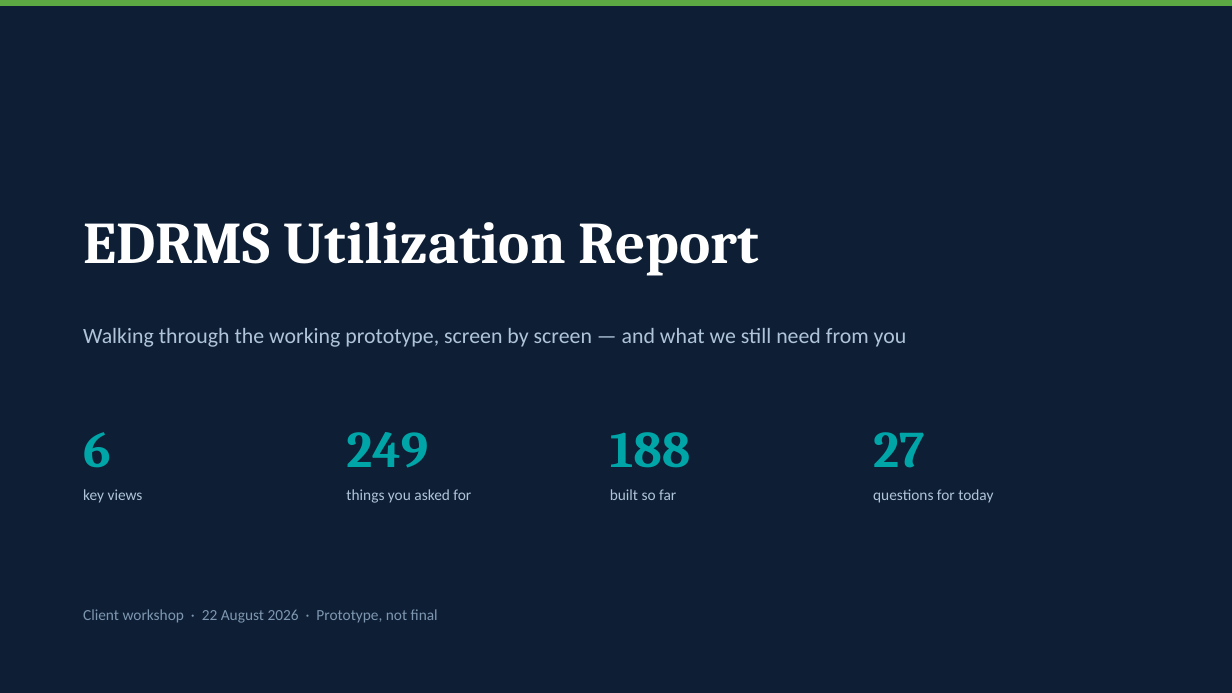
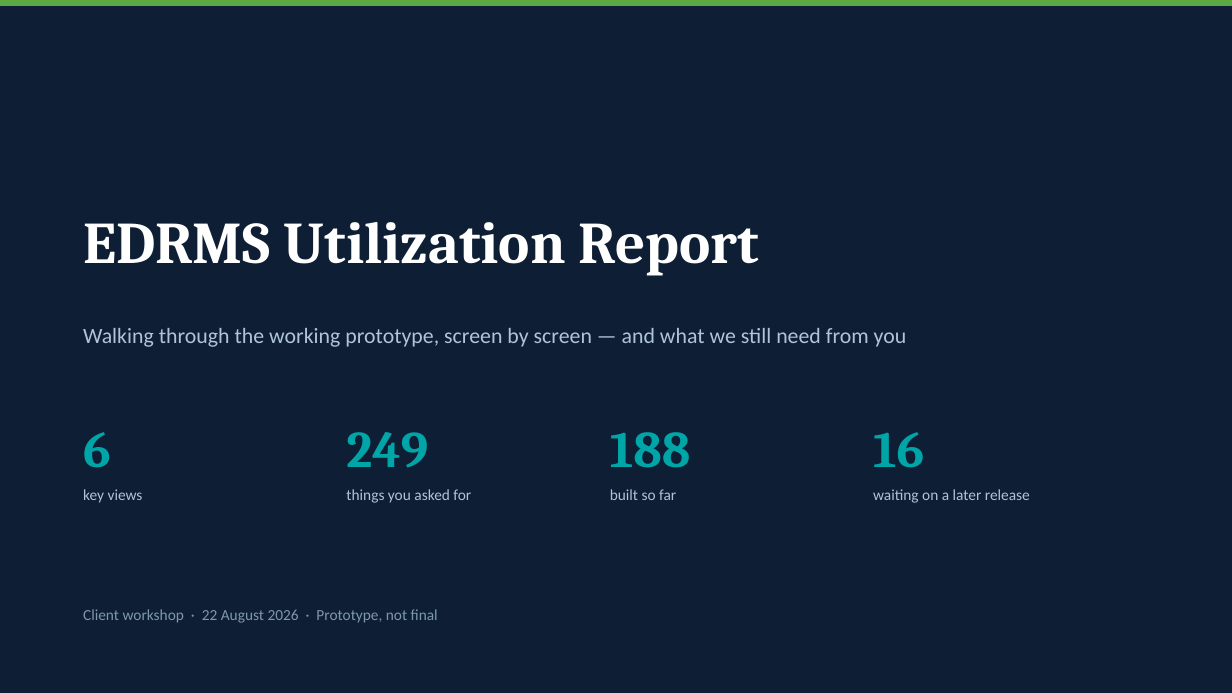
Before and after one commit to perezfiles01-droid/Jim, a slide deck: slide 1 of EDRMS_Client_Workshop_2026-08-22.pptx. Drawn at 1232x693 pixels with LibreOffice and Linux fonts; fonts in the diff are those of the drawing. Boxes give left, top, right and bottom in pixels: in the first picture for what was removed or moved away, otherwise in the second. Text is boxed around its words. In the diff, an @@ line names an element or a change of style, - is before the commit and + after.

```diff
--- a/EDRMS_Client_Workshop_2026-08-22.pptx
+++ b/EDRMS_Client_Workshop_2026-08-22.pptx
@@ text at [873,432,924,468]: text changed @@
-27
+16
@@ text at [873,489,1030,503]: text changed @@
-questions for today
+waiting on a later release
```
Also in this commit, not shown: 16 other slides changed, 4 slides added, 2 other files.
